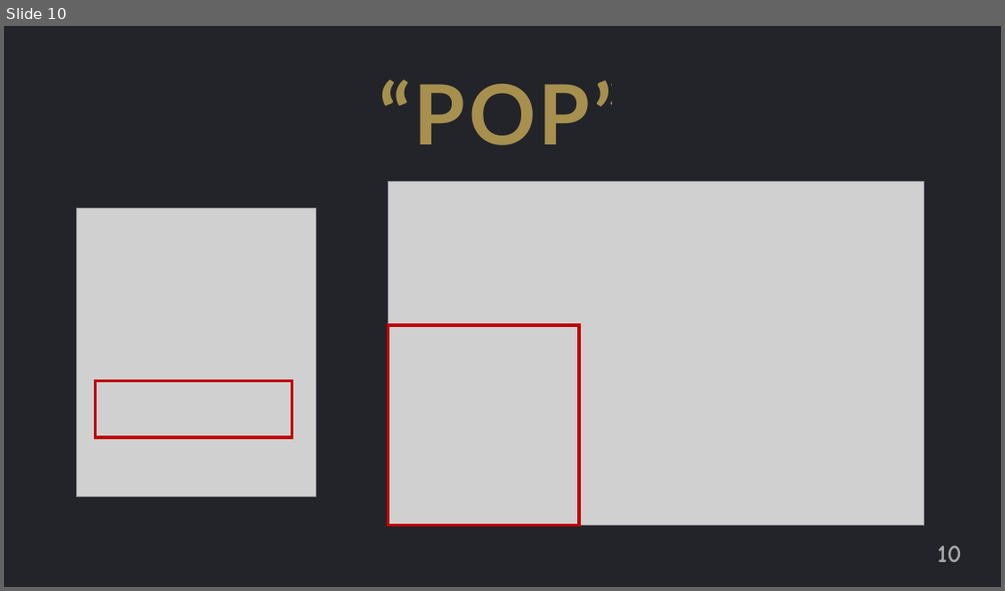
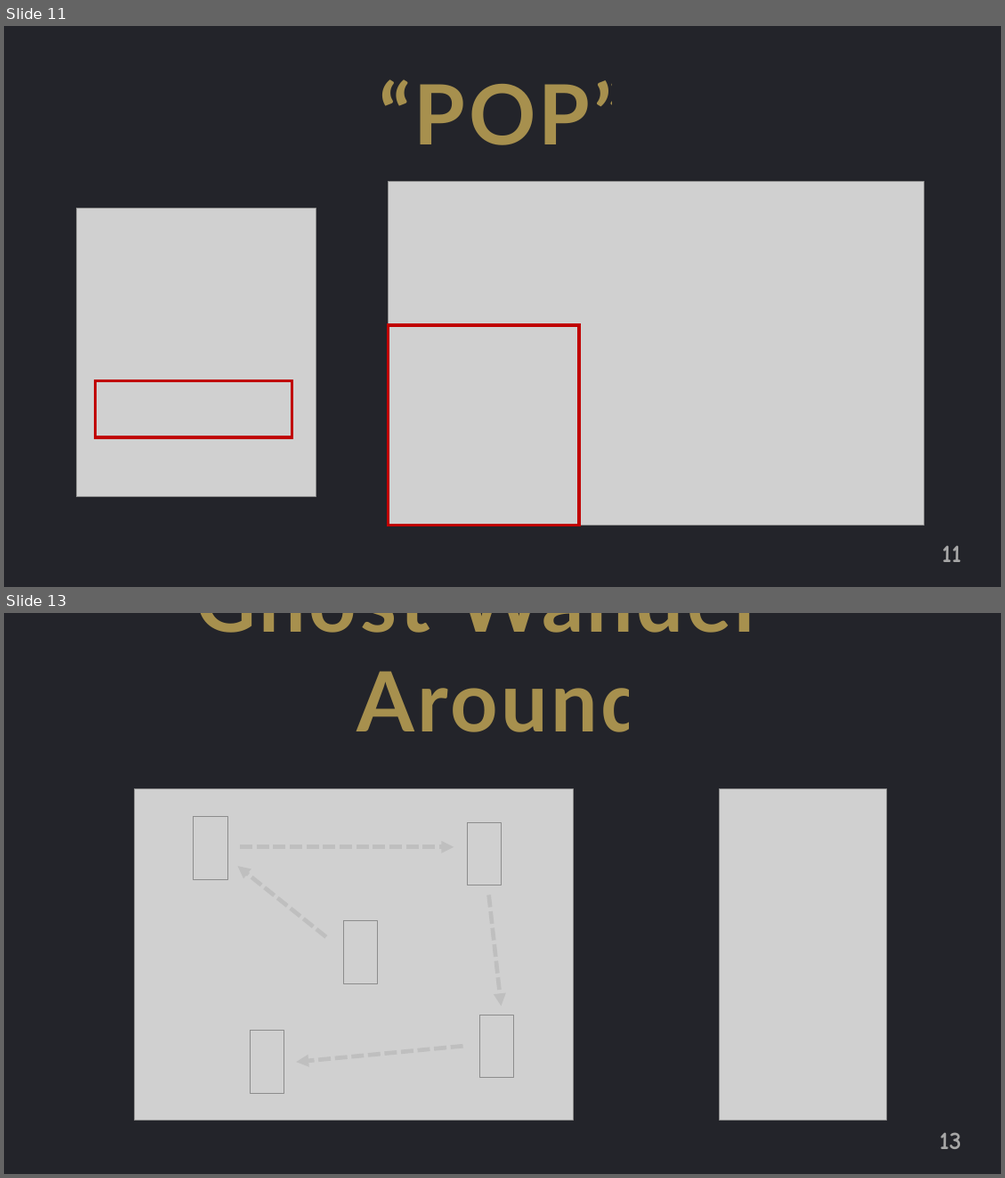
Before and after one commit to jguo108/My-Programming-Courses, a slide deck: Scratch for Newbies/Level1/Lesson 4 - Ghost Buster/Notes/Notes.pptx. Shown one above the other, each under a label of ours: slide 10 before the commit, slides 11 and 13 after it; the slides between them are not shown. The pictures are 1005x591 and 1005x1178 pixels, drawn with LibreOffice and Linux fonts; fonts in the diff are those of the drawing; grey boxes stand for pictures. Boxes give left, top, right and bottom in pixels: in the first picture for what was removed or moved away, otherwise in the second. Text is boxed around its words. In the diff, an @@ line names an element or a change of style, - is before the commit and + after.

```diff
--- a/Scratch for Newbies/Level1/Lesson 4 - Ghost Buster/Notes/Notes.pptx
+++ b/Scratch for Newbies/Level1/Lesson 4 - Ghost Buster/Notes/Notes.pptx
@@ slide 13 added at [4,613,1001,1174], background #FFFFFF @@
@@ rectangle added at [4,613,1001,1174], fill #23242A @@
@@ text added at [196,613,805,732], 80 pt, text #FFD966 at 60% opacity, bold @@
+Ghost Wanders Around
@@ picture added at [134,788,573,1119] @@
@@ picture added at [720,788,887,1119] @@
@@ picture added at [194,817,227,879] @@
@@ picture added at [467,822,502,885] @@
@@ arrow added from (241, 847) to (454, 847), #BFBFBF 4 pt dashed @@
@@ arrow added from (326, 937) to (238, 866), #BFBFBF 4 pt dashed @@
@@ arrow added from (488, 895) to (502, 1005), #BFBFBF 4 pt dashed @@
@@ picture added at [343,921,378,984] @@
@@ picture added at [250,1030,284,1093] @@
@@ picture added at [479,1014,514,1078] @@
@@ arrow added from (463, 1046) to (297, 1062), #BFBFBF 4 pt dashed @@
@@ page number added at [939,1132,962,1149], 24 pt, text #A6A6A6, bold @@
+13
@@ what was slide 10 is now slide 11 @@
@@ page number at [942,545,962,562]: text changed @@
-10
+11
```
Also in this commit, not shown: 9 other slides added, 7 other files.
